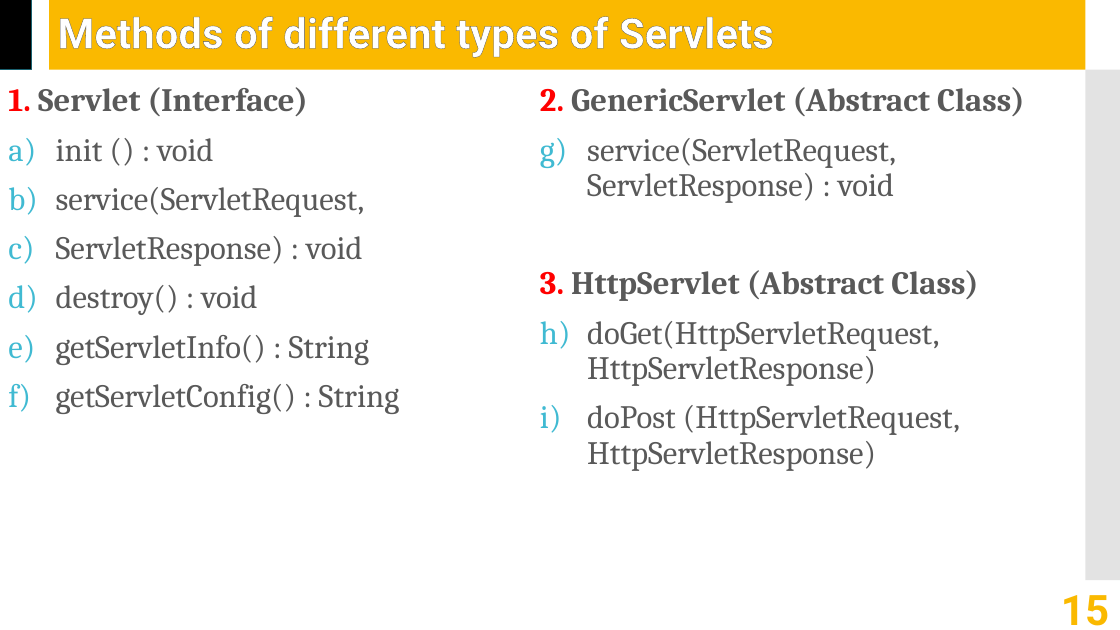
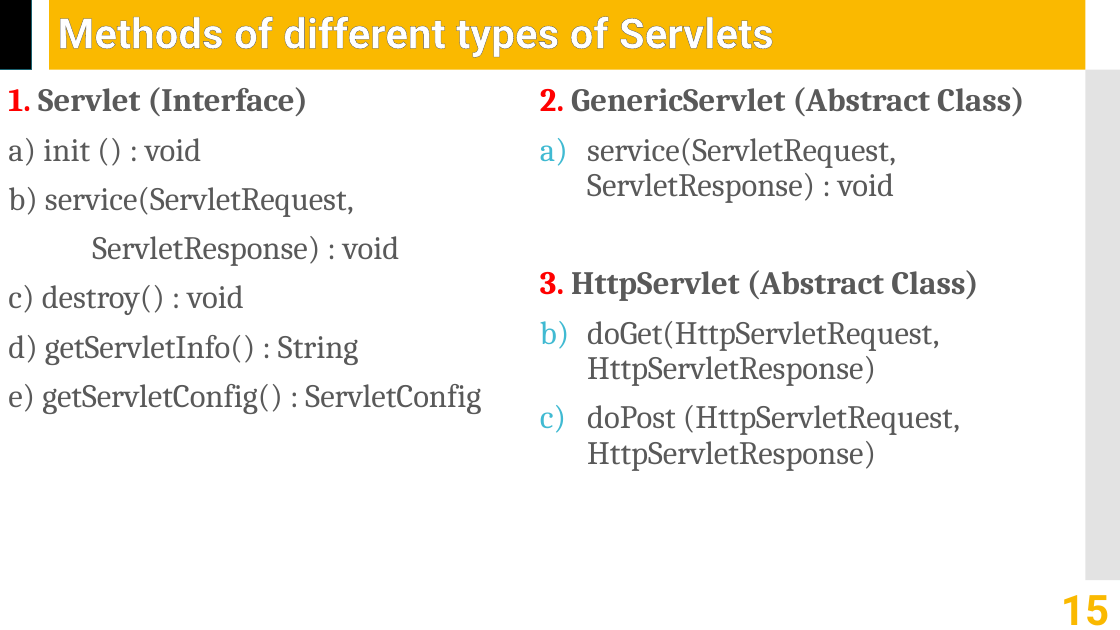
Before and after one commit to jrambasana/AJP2022-material, a slide deck: slide 15 of AJP Slides/AJP - Unit 4 - Servlet API.pptx. Drawn at 1120x630 pixels with LibreOffice and Linux fonts; fonts in the diff are those of the drawing. Boxes give left, top, right and bottom in pixels: in the first picture for what was removed or moved away, otherwise in the second. Text is boxed around its words. In the diff, an @@ line names an element or a change of style, - is before the commit and + after.

```diff
--- a/AJP Slides/AJP - Unit 4 - Servlet API.pptx
+++ b/AJP Slides/AJP - Unit 4 - Servlet API.pptx
@@ text at box(8, 138, 894, 217): text changed @@
-a) init () : void
-b) service(ServletRequest,
+a) init () : void
+b) service(ServletRequest,
@@ text at box(92, 236, 399, 266): bullet a) to none @@
@@ text at box(8, 285, 481, 414): text changed @@
-d) destroy() : void
-e) getServletInfo() : String
-f) getServletConfig() : String
+c) destroy() : void
+d) getServletInfo() : String
+e) getServletConfig() : ServletConfig
```
Also in this commit, not shown: 2 other files.
